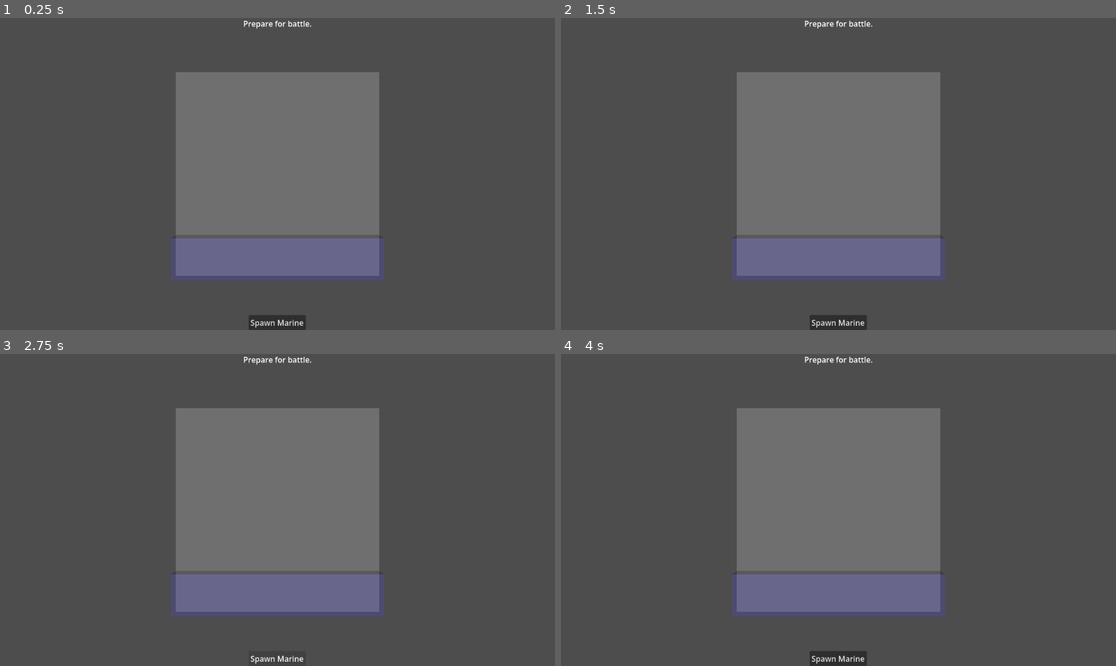
Above: before the commit, frames 1-4 (two rows, left to right).
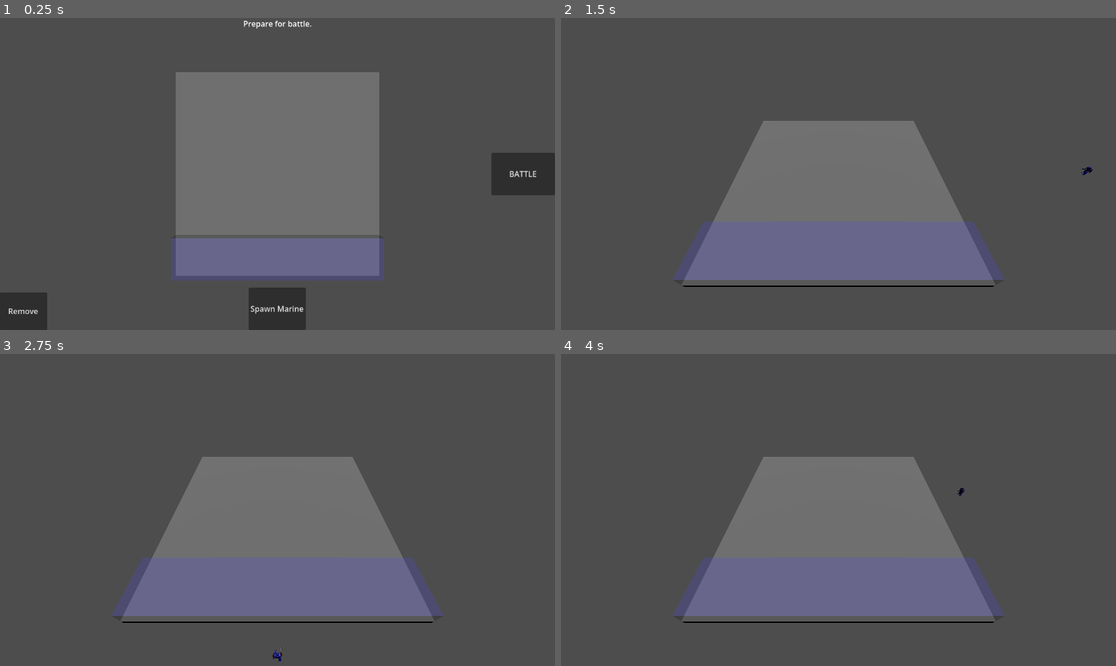
Above: after the commit, the same moments.

Repository: boulderpusher/heresy
Game: Godot game, scene res://main.tscn
The game is run twice, just before and just after one commit, with the same random seed, the same clock (stepped at 60 frames per second) and the same inputs.
Inputs (mouse positions are in pixels of both pictures, inside the frame that each line leads up to):
- Up to frame 1 (0.25 s): no input
- Up to frame 2 (1.5 s): click "Spawn Marine" at 0.5 s; click (1082, 174) at 1.25 s, where only the run after the commit has a clickable "BATTLE"
- Up to frame 3 (2.75 s): click (277, 659) at 2 s, where only the run before the commit has a clickable "Spawn Marine"
- Up to frame 4 (4 s): click (838, 659) at 2.75 s, where only the run before the commit has a clickable "Spawn Marine"; tap Enter at 3.5 s; move the mouse to (960, 494) at 3.52 s; click (960, 494) at 3.67 s

The runs differ from the first frame. In frame 1, 3.5% of the frame differs, in the area x 0-100%, y 43-100%; in frame 2, 14%, in the area x 20-96%, y 0-100%; in frame 3, 13%; in frame 4, 14%.

Commit message:
spawning logic and interface

Diff:
--- a/main.gd
+++ b/main.gd
@@ -5,10 +5,12 @@
 @export var n_enemies: int
 
 enum Team {BLUE, RED}
+enum GamePhase {SPAWN, BATTLE, END}
 
 var marine_scene = preload("res://marine/marine.tscn")
 var _units: Array[Marine]
 
+var _game_phase: GamePhase
 var _unit_to_spawn
 var _spawnable: bool
 
@@ -19,54 +21,45 @@
 
 func _ready() -> void:
 	_camera = $CameraPivot/Camera3D
-	_raycast = $RayCast3D
+	_start_phase(GamePhase.SPAWN)
+
+func _start_phase(phase):
+	_game_phase == phase
+	if phase == GamePhase.SPAWN:
+		$SpawnUI.show()
+	if phase == GamePhase.BATTLE:
+		$SpawnUI.hide()
+		$BattleUI.show()
+		for unit in _units:
+			unit.activate()
+		$CameraPivot.rotate_x(PI / 4)
+	if phase == GamePhase.END:
+		$BattleUI.hide()
+		$EndUI.show()
+
+func _on_battle_button_pressed() -> void:
+	_start_phase(GamePhase.BATTLE)
 
 func _physics_process(delta: float) -> void:
-	if _unit_to_spawn:
-		var mousepos = get_viewport().get_mouse_position()
-		_raycast.position = _camera.project_ray_origin(mousepos)
-		_raycast.target_position = _camera.project_ray_normal(mousepos) * RAY_LENGTH
-		_raycast.force_raycast_update()
-		if _raycast.is_colliding():
-			var collider = _raycast.get_collider()
-			if collider == $Ground:
-				var spawn_point = _raycast.get_collision_point()
-				_unit_to_spawn.position = spawn_point
-				if _unit_to_spawn in $SpawnArea.get_overlapping_bodies():
-					_unit_to_spawn.show()
-					_spawnable = true
-				else:
-					_unit_to_spawn.hide()
-					_spawnable = false
-		else:
-			_unit_to_spawn.hide()
-			_spawnable = false
+	if _game_phase == GamePhase.SPAWN and _unit_to_spawn:
+		_unit_to_mouse()
 
-func _on_spawn_marine_button_pressed() -> void:
-	var marine = marine_scene.instantiate()
-	add_child(marine)
-	marine.set_team(Team.BLUE)
-	marine.hide()
-	_unit_to_spawn = marine
+func _raycast_mouse():
+	var mousepos = get_viewport().get_mouse_position()
+	var raycast = $MouseRayCast
 
-func _input(event):
-	if event is InputEventMouseButton and event.is_pressed():
-		if _spawnable:
-			_unit_to_spawn.add_to_group("blue_team")
-			_units.append(_unit_to_spawn)
-			_unit_to_spawn = null
-			_spawnable = false
+	raycast.position = _camera.project_ray_origin(mousepos)
+	raycast.target_position = _camera.project_ray_normal(mousepos) * RAY_LENGTH
 
-func _spawn_armies():
-	var spawn_location_blue = $SpawnPathBlue/SpawnLocation
-	for i in range(n_allies):
-		spawn_location_blue.progress_ratio = float(i + 1) / float(n_allies + 1)
-		_spawn_marine(spawn_location_blue.position, Vector3(1, 0, 0), Team.BLUE)
+	raycast.force_raycast_update()
+	return raycast
 
-	var spawn_location_red = $SpawnPathRed/SpawnLocation
-	for i in range(n_enemies):
-		spawn_location_red.progress_ratio = float(i + 1) / float(n_enemies + 1)
-		_spawn_marine(spawn_location_red.position, Vector3(-1, 0, 0), Team.RED)
+func _unit_to_mouse():
+	var raycast = _raycast_mouse()
+	var spawn_point = raycast.get_collision_point()
+	_unit_to_spawn.position = spawn_point
+	_spawnable = raycast.get_collider() == $Ground and _unit_to_spawn in \
+			$SpawnArea.get_overlapping_bodies()
 
 func _spawn_marine(location, direction, team):
 	var team_group = "blue_team" if team == Team.BLUE else "red_team"
@@ -76,3 +69,21 @@
 	marine.set_team(team)
 	marine.add_to_group(team_group)
 	_units.append(marine)
+	return marine
+
+func _on_spawn_marine_button_pressed() -> void:
+	var marine = _spawn_marine(Vector3(0, 0, 0), Vector3(0, 0, -1), Team.BLUE)
+	_unit_to_spawn = marine
+
+func _input(event):
+	if event is InputEventMouseButton and event.is_pressed():
+		if _game_phase == GamePhase.SPAWN:
+			if _spawnable: # place unit
+				_units.append(_unit_to_spawn)
+				_unit_to_spawn = null
+				_spawnable = false
+			elif not _unit_to_spawn: # move unit
+				var raycast = _raycast_mouse()
+				var collider = raycast.get_collider()
+				if collider is Marine:
+					_unit_to_spawn = collider
--- a/main.tscn
+++ b/main.tscn
@@ -11,6 +11,9 @@
 [sub_resource type="BoxMesh" id="BoxMesh_ig7tw"]
 material = SubResource("StandardMaterial3D_h2yge")
 size = Vector3(100, 2, 100)
+
+[sub_resource type="BoxShape3D" id="BoxShape3D_0xm2m"]
+size = Vector3(1000, 2, 1000)
 
 [sub_resource type="BoxShape3D" id="BoxShape3D_ig7tw"]
 size = Vector3(100, 5, 20)
@@ -37,6 +40,14 @@
 [node name="MeshInstance3D" type="MeshInstance3D" parent="Ground" unique_id=1434455216]
 mesh = SubResource("BoxMesh_ig7tw")
 
+[node name="OutOfBounds" type="StaticBody3D" parent="." unique_id=1879437046]
+transform = Transform3D(1, 0, 0, 0, 1, 0, 0, 0, 1, 0, -0.1, 0)
+collision_mask = 0
+
+[node name="CollisionShape3D" type="CollisionShape3D" parent="OutOfBounds" unique_id=1504183219]
+transform = Transform3D(1, 0, 0, 0, 1, 0, 0, 0, 1, 0, -1, 0)
+shape = SubResource("BoxShape3D_0xm2m")
+
 [node name="DirectionalLight3D" type="DirectionalLight3D" parent="." unique_id=2034325316]
 transform = Transform3D(1, 0, 0, 0, -4.371139e-08, 1, 0, -1, -4.371139e-08, 0, 34.152317, 0)
 shadow_enabled = true
@@ -50,12 +61,15 @@
 
 [node name="SpawnArea" type="Area3D" parent="." unique_id=195647814]
 transform = Transform3D(1, 0, 0, 0, 1, 0, 0, 0, 1, 0, 2.5, 40)
+collision_mask = 7
 
 [node name="CollisionShape3D" type="CollisionShape3D" parent="SpawnArea" unique_id=372960175]
 shape = SubResource("BoxShape3D_ig7tw")
 
 [node name="MeshInstance3D" type="MeshInstance3D" parent="SpawnArea" unique_id=1987704165]
 mesh = SubResource("BoxMesh_0xm2m")
+
+[node name="MouseRayCast" type="RayCast3D" parent="." unique_id=320818475]
 
 [node name="SpawnUI" type="Control" parent="." unique_id=1145784332]
 layout_mode = 3
@@ -76,21 +90,52 @@
 grow_horizontal = 2
 text = "Prepare for battle."
 
-[node name="BoxContainer" type="BoxContainer" parent="SpawnUI" unique_id=849803075]
+[node name="BattleButton" type="Button" parent="SpawnUI" unique_id=67436244]
 layout_mode = 1
-anchors_preset = 12
-anchor_top = 1.0
+anchors_preset = 6
+anchor_left = 1.0
+anchor_top = 0.5
 anchor_right = 1.0
-anchor_bottom = 1.0
-grow_horizontal = 2
-grow_vertical = 0
+anchor_bottom = 0.5
+offset_left = -132.0
+offset_top = -44.0
+offset_bottom = 44.0
+grow_horizontal = 0
+grow_vertical = 2
+size_flags_horizontal = 8
+text = "BATTLE"
 
-[node name="SpawnMarineButton" type="Button" parent="SpawnUI/BoxContainer" unique_id=722190624]
-layout_mode = 2
+[node name="SpawnMarineButton" type="Button" parent="SpawnUI" unique_id=722190624]
+layout_mode = 0
+offset_left = 516.0
+offset_top = 560.0
+offset_right = 635.0
+offset_bottom = 648.0
 size_flags_horizontal = 6
 text = "Spawn Marine
 "
 
-[node name="RayCast3D" type="RayCast3D" parent="." unique_id=518387322]
+[node name="RemoveButton" type="Button" parent="SpawnUI" unique_id=1681307523]
+layout_mode = 1
+anchors_preset = 2
+anchor_top = 1.0
+anchor_bottom = 1.0
+offset_top = -78.0
+offset_right = 98.0
+grow_vertical = 0
+text = "Remove"
 
-[connection signal="pressed" from="SpawnUI/BoxContainer/SpawnMarineButton" to="." method="_on_spawn_marine_button_pressed"]
+[node name="BattleUI" type="Control" parent="." unique_id=735638282]
+layout_mode = 3
+anchors_preset = 0
+offset_right = 40.0
+offset_bottom = 40.0
+
+[node name="EndUI" type="Control" parent="." unique_id=1585315795]
+layout_mode = 3
+anchors_preset = 0
+offset_right = 40.0
+offset_bottom = 40.0
+
+[connection signal="pressed" from="SpawnUI/BattleButton" to="." method="_on_battle_button_pressed"]
+[connection signal="pressed" from="SpawnUI/SpawnMarineButton" to="." method="_on_spawn_marine_button_pressed"]
--- a/marine/marine.gd
+++ b/marine/marine.gd
@@ -50,6 +50,14 @@
 func initialize(initial_position, initial_direction):
 	position = initial_position
 	_direction = initial_direction
+
+func activate():
+	_is_active = true
+	_select_new_target()
+
+func deactivate():
+	_is_active = false
+	_state = State.IDLE
 
 func _attack():
 	if not _target:
@@ -152,6 +160,7 @@
 	_can_attack = true
 
 func _on_attack_range_body_entered(body: Node3D) -> void:
-	if _state != State.ATTACKING:
-		_set_state(State.ATTACKING)
-		_target = body
+	if _is_active:
+		if _state != State.ATTACKING:
+			_set_state(State.ATTACKING)
+			_target = body
--- a/marine/marine.tscn
+++ b/marine/marine.tscn
@@ -95,6 +95,7 @@
 bg_color = Color(0.34546116, 0.5514643, 0, 1)
 
 [node name="Marine" type="CharacterBody3D" unique_id=954533674]
+collision_layer = 0
 collision_mask = 7
 script = ExtResource("1_ygtmd")
 
--- a/project.godot
+++ b/project.godot
@@ -24,6 +24,7 @@
 3d_physics/layer_1="environment"
 3d_physics/layer_2="blue_team"
 3d_physics/layer_3="red_team"
+3d_physics/layer_4="out_of_bounds"
 
 [physics]
 
